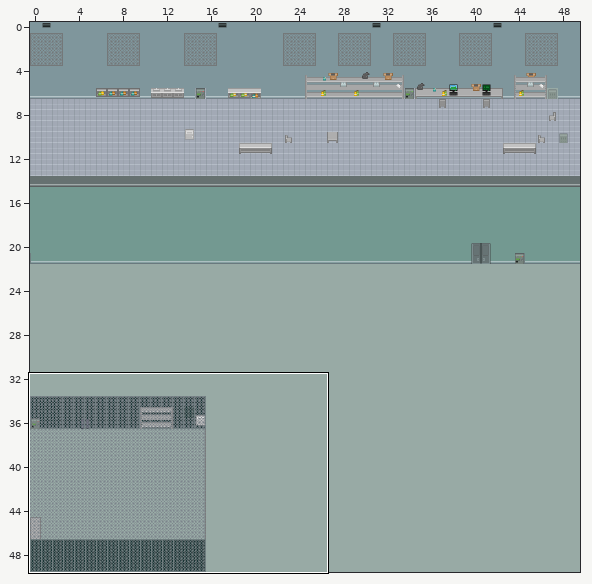
Tiled map -- maps/level-3.tmx. Above: a wide view before the commit, with the close-up outlined.
Close-up. Before:
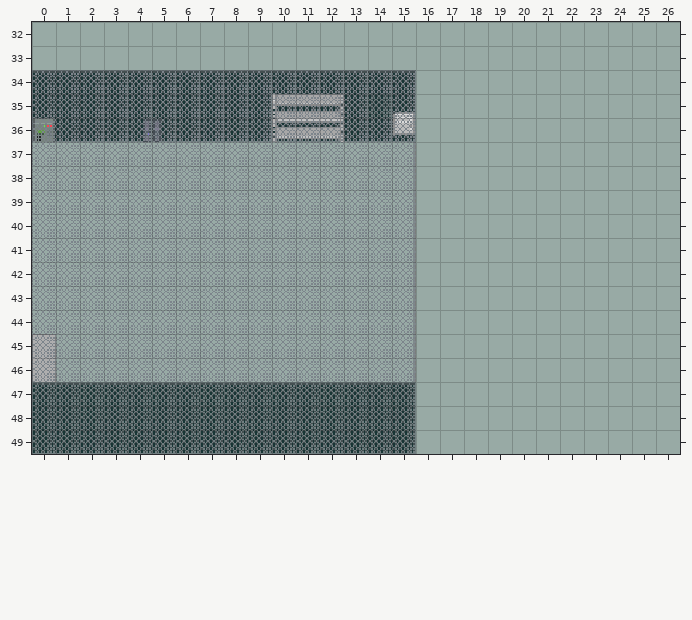
Cells are 16x16 px. Shown: x 0..26, y 32..49. The commit also changed other parts of the map, which this record leaves out.
The same view after the edit:
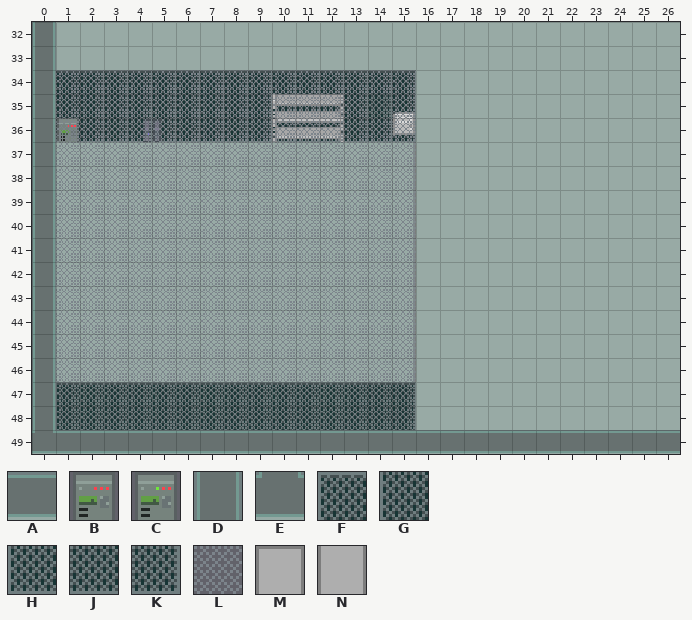
Key: from "factory_tileset": A 19, B 48, C 49, D 121, E 174, F 832, G 884, H 936, J 937, K 938, L 1097, M 1227, N 1279.
_ is an empty cell, . an unchanged one.
Commit: walls added to boundaries of all maps
From old to new:
--- layer "Walls"
@@ x 0..26 @@
-32 _..........................
-33 _..........................
-34 F..........................
-35 G..........................
-36 H..........................
-37 _..........................
-38 _..........................
-39 _..........................
-40 _..........................
-41 _..........................
-42 _..........................
-43 _..........................
-44 _..........................
-45 M..........................
-46 N..........................
-47 F..........................
-48 G..........................
-49 HHHHHHHHHHHHHHJK___________
+32 D..........................
+33 D..........................
+34 D..........................
+35 D..........................
+36 D..........................
+37 D..........................
+38 D..........................
+39 D..........................
+40 D..........................
+41 D..........................
+42 D..........................
+43 D..........................
+44 D..........................
+45 D..........................
+46 D..........................
+47 D..........................
+48 D..........................
+49 EAAAAAAAAAAAAAAAAAAAAAAAAAA
--- layer "props"
@@ x 0..1 @@
-36 C_
+36 _B
--- layer "props-2"
@@ x 0..0 @@
-34 L
-35 L
-36 L
-37 L
-38 L
-39 L
-40 L
-41 L
-42 L
-43 L
-44 L
-45 L
-46 L
+34 _
+35 _
+36 _
+37 _
+38 _
+39 _
+40 _
+41 _
+42 _
+43 _
+44 _
+45 _
+46 _
Pixel boxes of the changes (left, top, right, bottom) in both close-ups:
changed: (32, 22, 680, 454)
